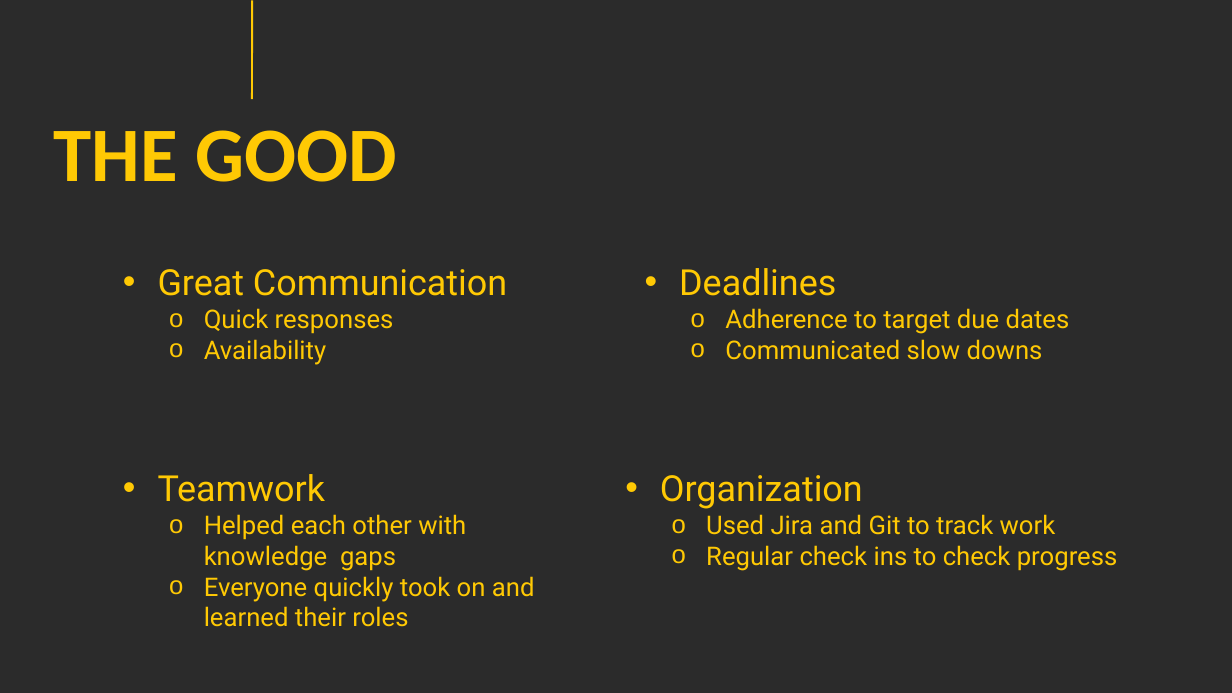
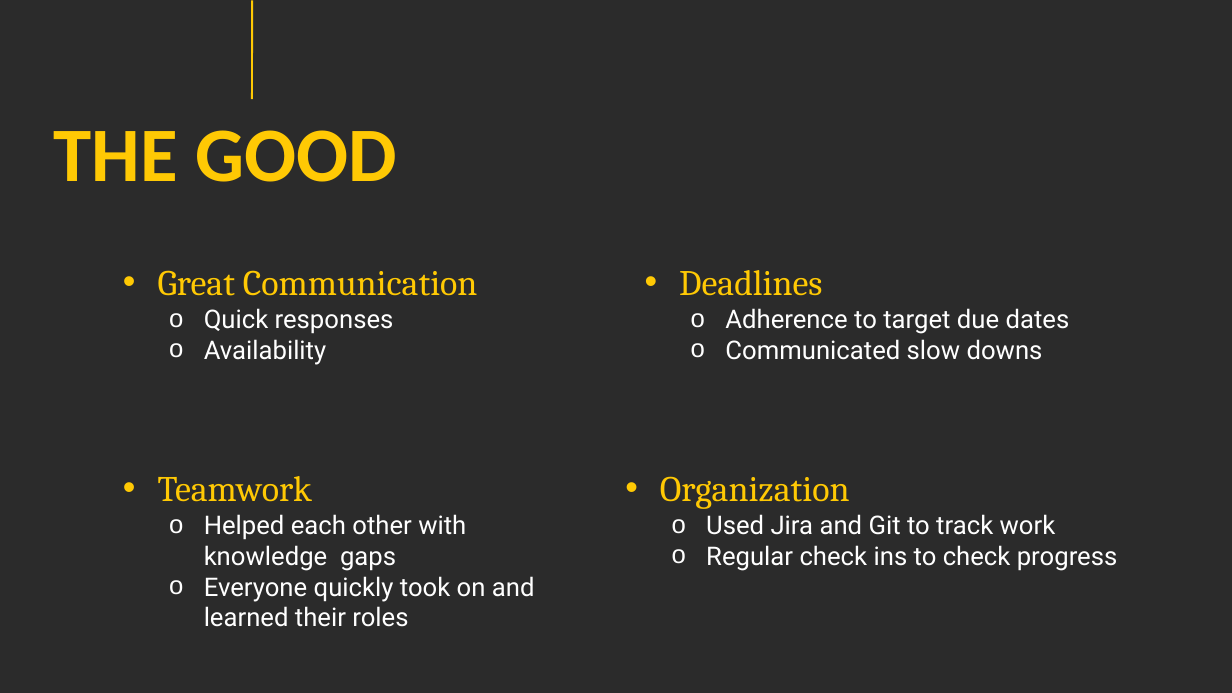
Before and after one commit to BrandalfGray/Processes, a slide deck: slide 5 of Presentation 4.pptx. Drawn at 1232x693 pixels with LibreOffice and Linux fonts; fonts in the diff are those of the drawing; background and template pictures are left out; a plain dark background stands for a picture behind light text. Boxes give left, top, right and bottom in pixels: in the first picture for what was removed or moved away, otherwise in the second. Text is boxed around its words. In the diff, an @@ line names an element or a change of style, - is before the commit and + after.

```diff
--- a/Presentation 4.pptx
+++ b/Presentation 4.pptx
@@ text "Great Communication" at [158,270,478,365]: font Roboto to Cambria in "Great Communication"; text colour #FFC904 to #FFFFFF in "Quick responses", "Availability" @@
@@ text "Deadlines" at [679,270,1070,360]: font Roboto to Cambria in "Deadlines"; text colour #FFC904 to #FFFFFF in "Adherence to target due dates", "Communicated slow downs" @@
@@ text "Teamwork" at [158,476,535,627]: font Roboto to Cambria in "Teamwork"; text colour #FFC904 to #FFFFFF @@
@@ text "Organization" at [660,476,1118,571]: font Roboto to Cambria in "Organization"; text colour #FFC904 to #FFFFFF in "Used Jira and Git to track work", "Regular check ins to check progress" @@
```
Also in this commit, not shown: 5 other slides changed, 4 slides added.
